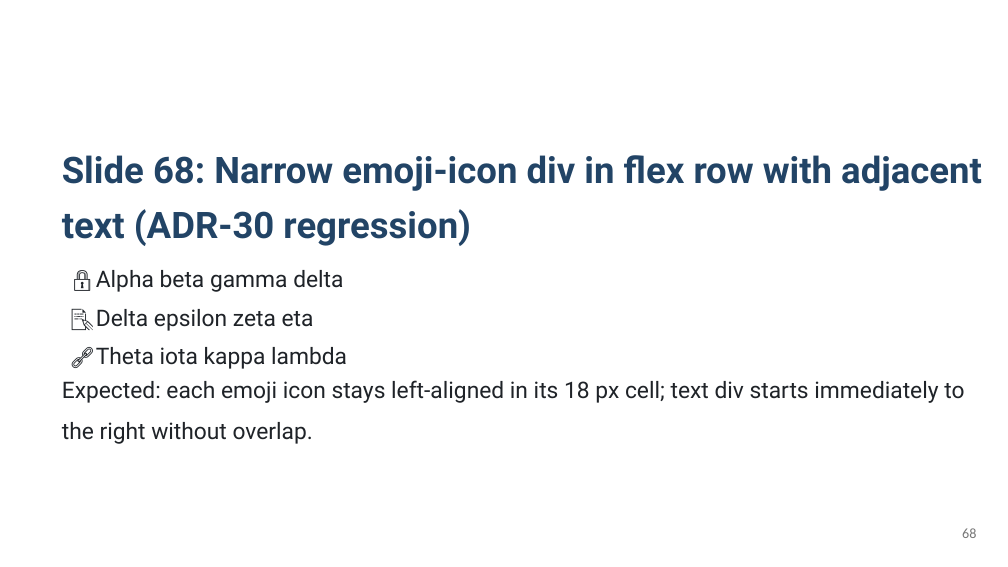
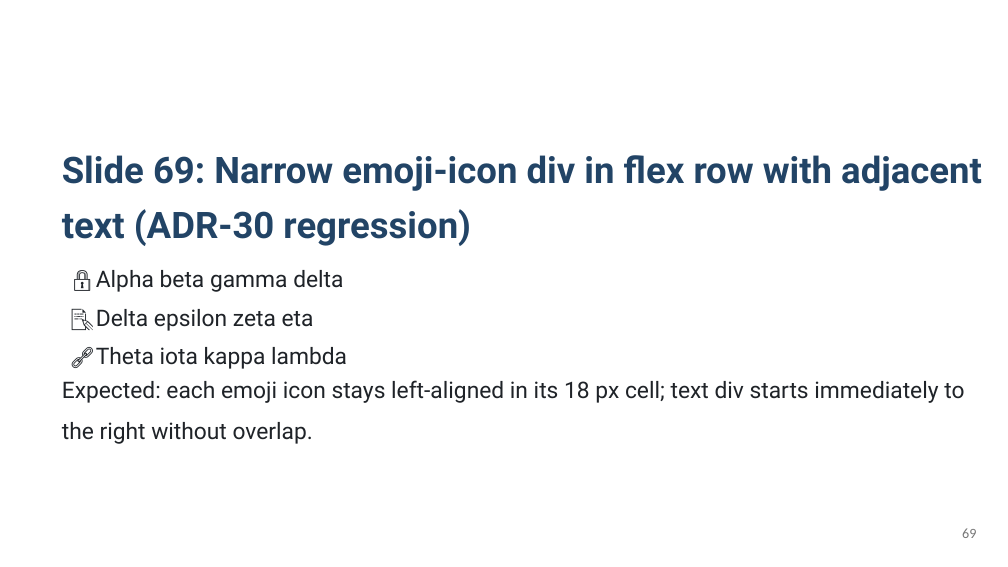
Before and after one commit to KatsuYuzu/marp-to-editable-pptx, a slide deck: slide 69 of output-pptx/test-output.pptx (slide 68 before the commit). Drawn at 1008x567 pixels with LibreOffice and Linux fonts; fonts in the diff are those of the drawing. Boxes give left, top, right and bottom in pixels: in the first picture for what was removed or moved away, otherwise in the second. Text is boxed around its words. In the diff, an @@ line names an element or a change of style, - is before the commit and + after.

```diff
--- a/output-pptx/test-output.pptx
+++ b/output-pptx/test-output.pptx
@@ text at <box>62,155,982,246</box>: text changed @@
-Slide 68: Narrow emoji-icon div in flex row with adjacent text (ADR-30 regression)
+Slide 69: Narrow emoji-icon div in flex row with adjacent text (ADR-30 regression)
@@ page number at <box>962,528,976,538</box>: text changed @@
-68
+69
```
Also in this commit, not shown: 14 other slides changed, 11 slides added, 1 other file.
